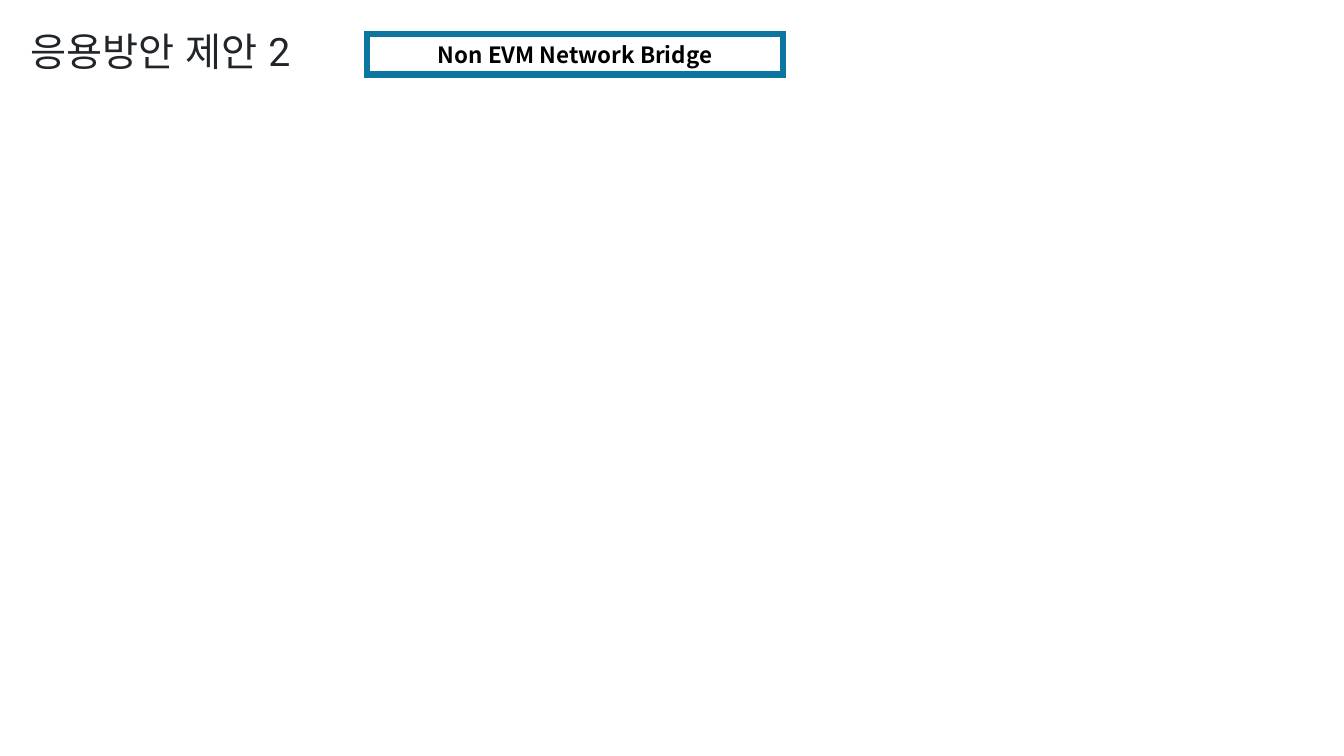
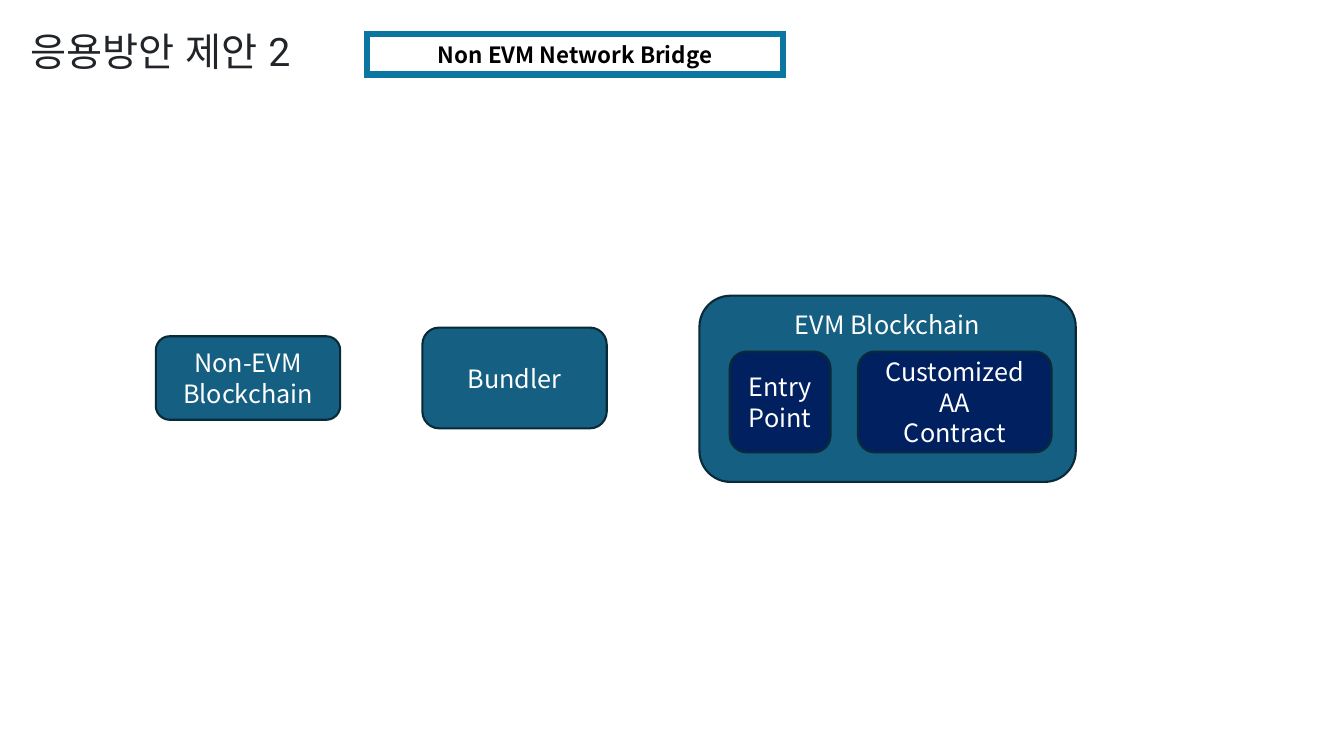
Before and after one commit to yyyljy/erc4337_alchemybundler, a slide deck: slide 18 of ERC4337.pptx. Drawn at 1344x756 pixels with LibreOffice and Linux fonts; fonts in the diff are those of the drawing. Boxes give left, top, right and bottom in pixels: in the first picture for what was removed or moved away, otherwise in the second. Text is boxed around its words. In the diff, an @@ line names an element or a change of style, - is before the commit and + after.

```diff
--- a/ERC4337.pptx
+++ b/ERC4337.pptx
@@ rounded rectangle added at bbox=[700, 295, 1076, 482], fill #156082, outline #092A39 1.5 pt, 18 pt, text #FFFFFF @@
+EVM Blockchain
@@ rounded rectangle added at bbox=[422, 328, 607, 429], fill #156082, outline #092A39 1.5 pt, 18 pt, text #FFFFFF @@
+Bundler
@@ rounded rectangle added at bbox=[156, 337, 341, 420], fill #156082, outline #092A39 1.5 pt, 18 pt, text #FFFFFF @@
+Non-EVM Blockchain
@@ rounded rectangle added at bbox=[730, 352, 831, 453], fill #002060, outline #092A39 1.5 pt, 18 pt, text #FFFFFF @@
+EntryPoint
@@ rounded rectangle added at bbox=[858, 352, 1052, 453], fill #002060, outline #092A39 1.5 pt, 18 pt, text #FFFFFF @@
+Customized
+AA
+Contract
```
Also in this commit, not shown: 8 other slides changed.
